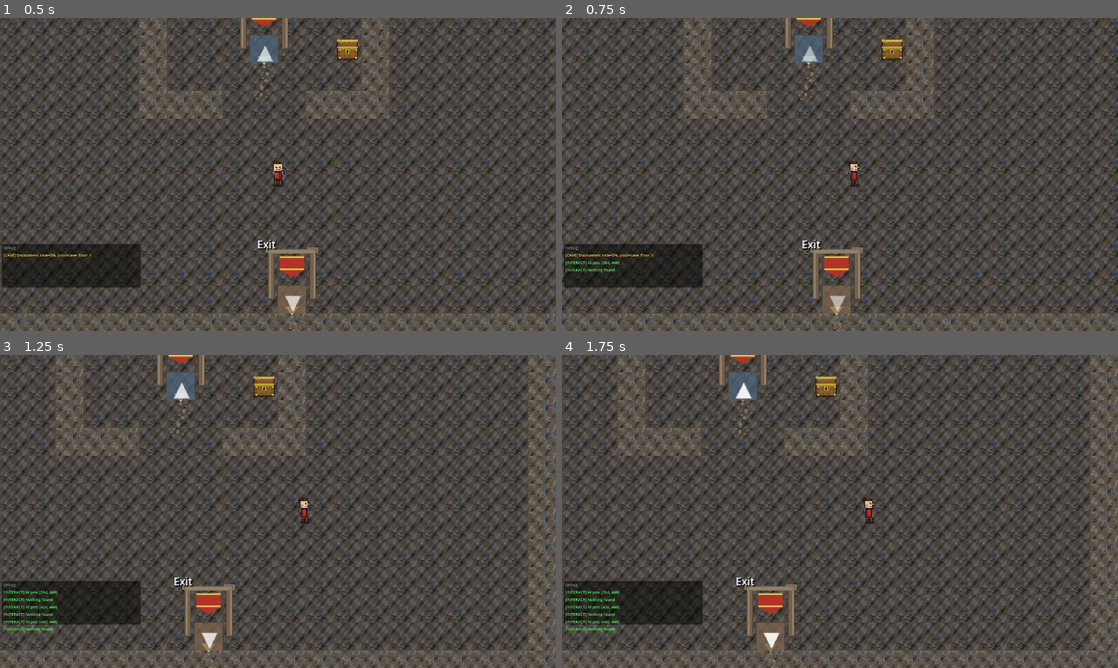
Above: before the commit, frames 1-4 (two rows, left to right).
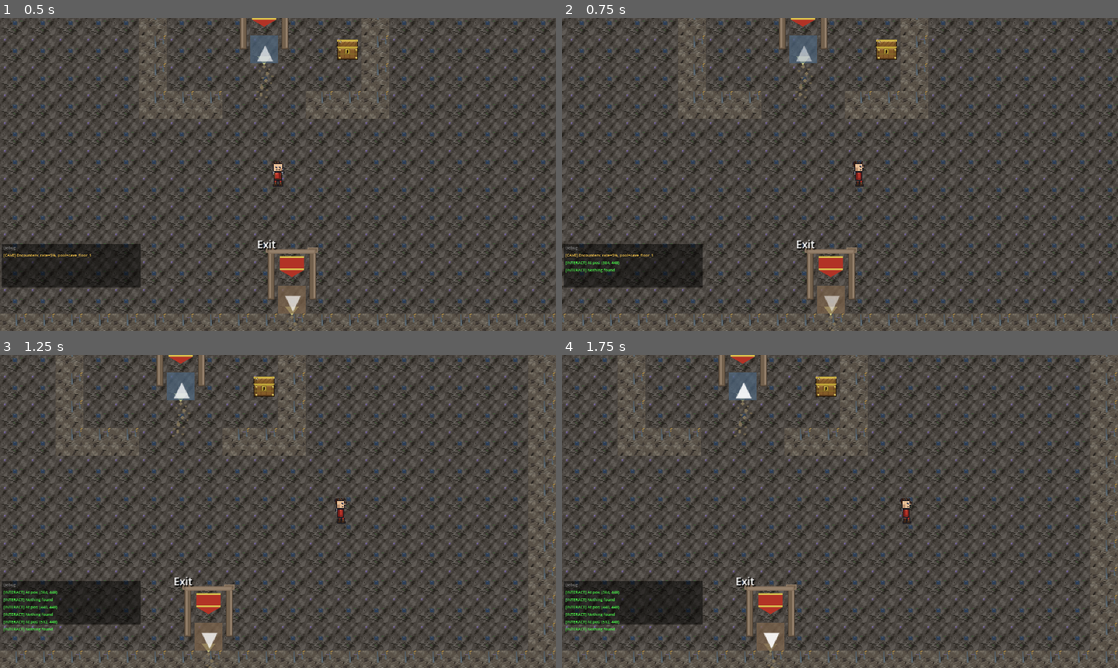
Above: after the commit, the same moments.

Repository: struktured-labs/cowardly-irregular
Game: Godot game, scene res://src/maps/dungeons/WhisperingCave.tscn
Same seed, same stepped clock (60 frames per second), same inputs: the game is played once before the commit and once after it. This scene is started directly instead of the project's main scene.
Inputs (mouse positions are in pixels of both pictures, inside the frame that each line leads up to):
- Up to frame 1 (0.5 s): no input
- Up to frame 2 (0.75 s): tap Enter at 0.5 s; move the mouse to (962, 158) at 0.52 s; hold Right (ui_right) from 0.53 s (still down); hold R (battle_advance) from 0.53 s (still down); click (962, 158) at 0.67 s
- Up to frame 3 (1.25 s): keep holding Right (ui_right); keep holding R (battle_advance); tap Z (ui_accept) at 0.77, 1.07 s
- Up to frame 4 (1.75 s): release Right (ui_right) at 1.25 s; release R (battle_advance) at 1.25 s; drag from (728, 527) to (828, 386) at 1.27 s

Frame 1 is identical in both runs. In frame 2, 33% of the frame differs, in the area x 0-100%, y 0-100%; in frame 3, 0.2%; in frame 4, 0.2%.

Commit message:
fix: faster movement + better edge detection
- Speed: 180 → 240 (33% faster overall)
- X compensation: 1.667x → 2.0x (Mode 7 horizontal feels sluggish)
- Collision radius: 7 → 5 (smaller = smoother wall sliding)
- Safe margin: 1.0 → 2.0 (prevents stuck-on-edge at tile seams)

Co-Authored-By: Claude Opus 4.6 (1M context) <noreply@anthropic.com>

Diff:
--- a/src/exploration/OverworldPlayer.gd
+++ b/src/exploration/OverworldPlayer.gd
@@ -9,7 +9,7 @@
 signal menu_requested()
 
 ## Movement configuration
-@export var move_speed: float = 180.0  # Slightly faster to compensate for Mode 7 perspective compression
+@export var move_speed: float = 240.0  # Fast enough to feel responsive through Mode 7 compression
 
 ## Direction enum
 enum Direction { DOWN, UP, LEFT, RIGHT }
@@ -208,7 +208,7 @@
 	# (default GROUNDED mode is for platformers and causes stuck-on-edges)
 	motion_mode = CharacterBody2D.MOTION_MODE_FLOATING
 	wall_min_slide_angle = 0.0  # Always allow wall sliding, even head-on
-	safe_margin = 1.0  # Prevents getting stuck on tile collision seams
+	safe_margin = 2.0  # Generous margin prevents stuck-on-edge and improves wall sliding
 	_setup_sprite()
 	_generate_all_sprites()
 	_update_sprite()
@@ -223,7 +223,7 @@
 	var collision = CollisionShape2D.new()
 	collision.name = "Collision"
 	var shape = CircleShape2D.new()
-	shape.radius = 7.0  # Small radius prevents getting stuck on tile edges
+	shape.radius = 5.0  # Smaller radius for smoother wall sliding and edge navigation
 	collision.shape = shape
 	collision.position = Vector2(0, 4)  # Offset down slightly (feet collision)
 	add_child(collision)
@@ -267,10 +267,8 @@
 
 	if input_dir != Vector2.ZERO:
 		# Compensate for Mode 7 horizontal compression before normalizing.
-		# Shader x_width = near_scale/h = 0.45/0.75 = 0.6 at player feet.
-		# Boost horizontal input by 1/0.6 = 1.667x, then renormalize.
-		# This makes horizontal movement LOOK equal to vertical on Mode 7 view.
-		input_dir.x *= 1.667
+		# Shader compresses horizontal visually — boost X to feel equal to vertical.
+		input_dir.x *= 2.0
 		input_dir = input_dir.normalized()
 		# Instant velocity — classic JRPG snap, no slide
 		velocity = input_dir * move_speed
